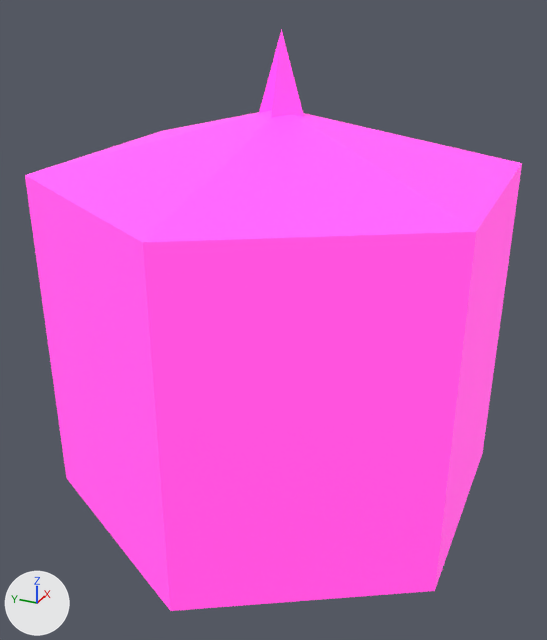
The glTF model assets/powerup_overdrive.glb as it was, and as the next commit left it.
One viewpoint serves both versions: a camera (50 mm lens) standing at (-0.949, -0.416, 0.489) and looking at (0.002, 0.012, 0.014). The lights are fixed; the arrows at lower left show +X, +Y and +Z. The picture after the commit comes second. Vertices at exactly the same position are counted once.

Objects in the first picture: 'VR_PU_Overdrive'.
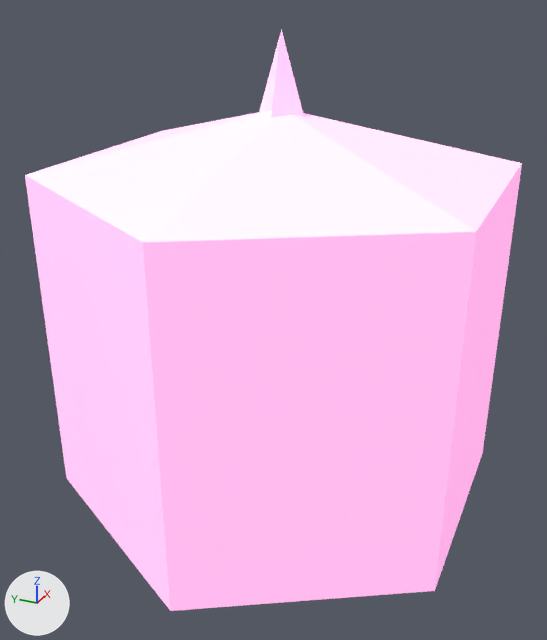
Boxes [x1, y1, x2, y2] around the edits, measured in the pictures (547 x 640 px):
'VR_PU_Overdrive', recoloured: [25, 29, 522, 611] in both

The change, as a diff of the scene's bpy script:
```diff
--- a/assets/powerup_overdrive.glb.py
+++ b/assets/powerup_overdrive.glb.py
@@ mat_vr_pu_overdrive @@
 n0 = _N.new('ShaderNodeBsdfPrincipled'); n0.name = 'Principled BSDF'
-n0.inputs[0].default_value = (1.0, 0.0732, 0.692, 1.0)  # 'Base Color', pink #ff4cd9
 n0.inputs[27].default_value = (0.6, 0.0439, 0.415, 1.0)  # 'Emission Color', pink #cb3bac
@@ mat_vr_pu_overdrive @@
 n1 = _N.new('ShaderNodeOutputMaterial'); n1.name = 'Material Output'
+n2 = _N.new('ShaderNodeVertexColor'); n2.name = 'Color Attribute'
 _L.new(n0.outputs[0], n1.inputs[0])  # 'BSDF' to 'Surface'
+_L.new(n2.outputs[0], n0.inputs[0])  # 'Color' to 'Base Color'
@@ me_vr_pu_overdrive @@
 me_vr_pu_overdrive.from_pydata(...)  # 20 vertices, 32 faces; spans x -0.343..0.343, y -0.297..0.297, z -0.425..0.425
 # used by ob_vr_pu_overdrive; location = (0.0, 0.0, 0.0)
+# me_vr_pu_overdrive part 1: vertex colours changed
 me_vr_pu_overdrive.materials.append(mat_vr_pu_overdrive)
```
